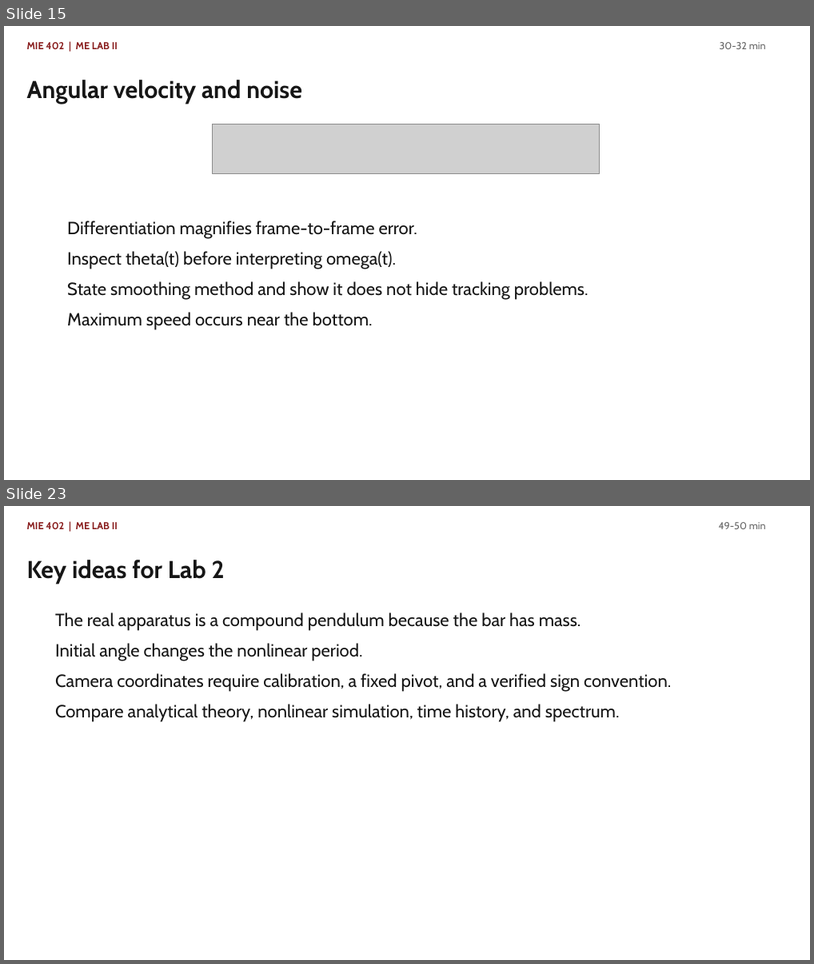
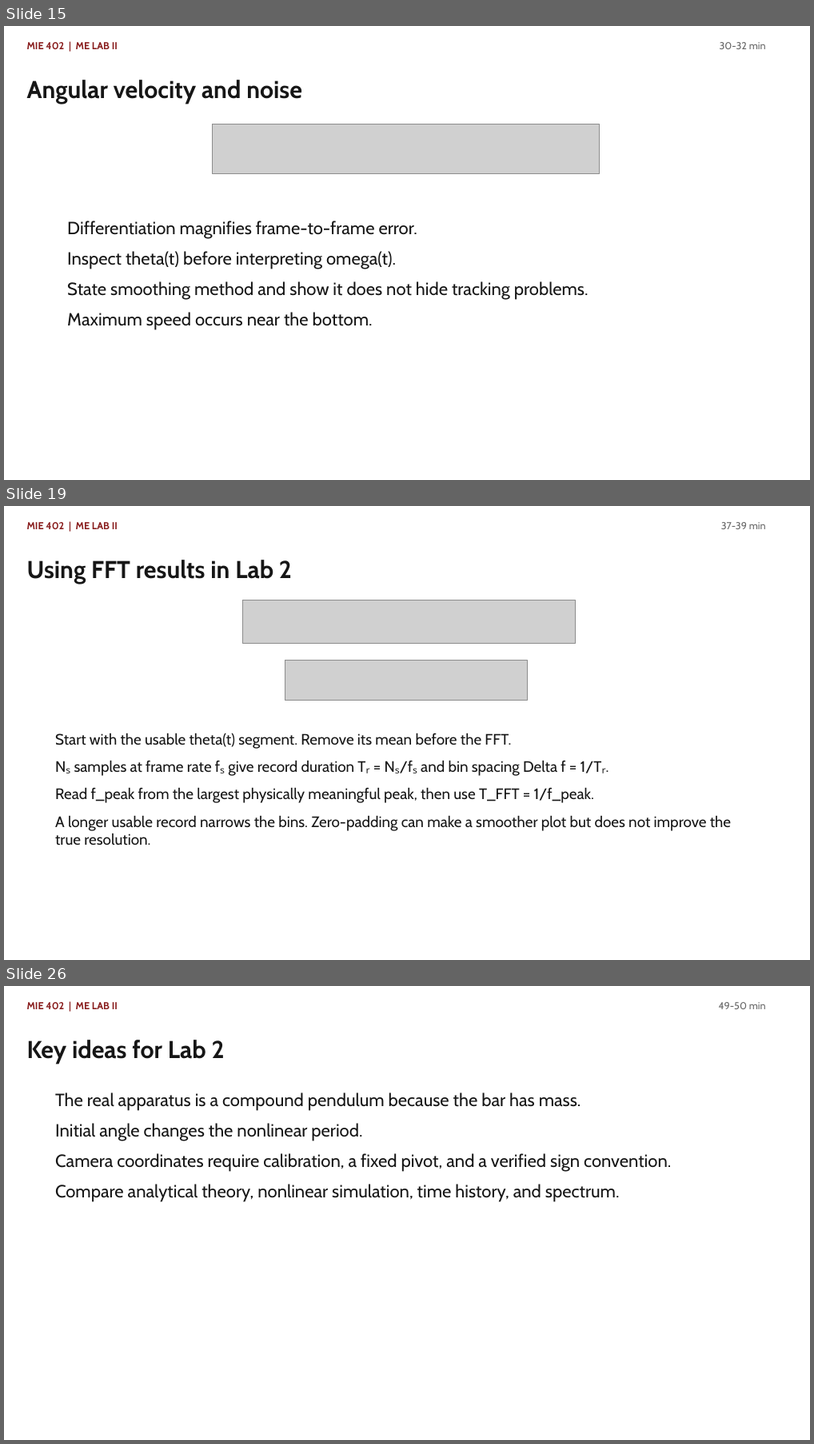
Before and after one commit to Ehsan-Roohi/MIE402-Lab, a slide deck: site/docs/MIE402_Lecture03_Single_Pendulum_PreLab2_Fall2026.pptx. Shown one above the other, each under a label of ours: slides 15 and 23 before the commit, slides 15, 19 and 26 after it; the slides between them are not shown. The pictures are 814x964 and 814x1444 pixels, drawn with LibreOffice and Linux fonts; fonts in the diff are those of the drawing; grey boxes stand for pictures. Boxes give left, top, right and bottom in pixels: in the first picture for what was removed or moved away, otherwise in the second. Text is boxed around its words. In the diff, an @@ line names an element or a change of style, - is before the commit and + after.

```diff
--- a/site/docs/MIE402_Lecture03_Single_Pendulum_PreLab2_Fall2026.pptx
+++ b/site/docs/MIE402_Lecture03_Single_Pendulum_PreLab2_Fall2026.pptx
@@ slide 19 added at (4,506,810,960), background #FFFFFF @@
@@ text added at (27,522,118,529), 12 pt, text #881C1C, bold @@
+MIE 402 | ME LAB II
@@ text added at (722,522,766,529), 12 pt, text #666666 @@
+37-39 min
@@ text added at (27,560,292,584), 29 pt, text #161616, bold @@
+Using FFT results in Lab 2
@@ picture added at (243,600,576,644) @@
@@ picture added at (286,660,527,700) @@
@@ text added at (55,733,731,845), 18 pt, text #161616 @@
+Start with the usable theta(t) segment. Remove its mean before the FFT.
+Nₛ samples at frame rate fₛ give record duration Tᵣ = Nₛ/fₛ and bin spacing Delta f = 1/Tᵣ.
+Read f_peak from the largest physically meaningful peak, then use T_FFT = 1/f_peak.
+A longer usable record narrows the bins. Zero-padding can make a smoother plot but does not improve the true resolution.
@@ what was slide 23 is now slide 26 @@
```
Also in this commit, not shown: 6 slides changed, 3 other slides added, 1 slide removed, 1 other file.
